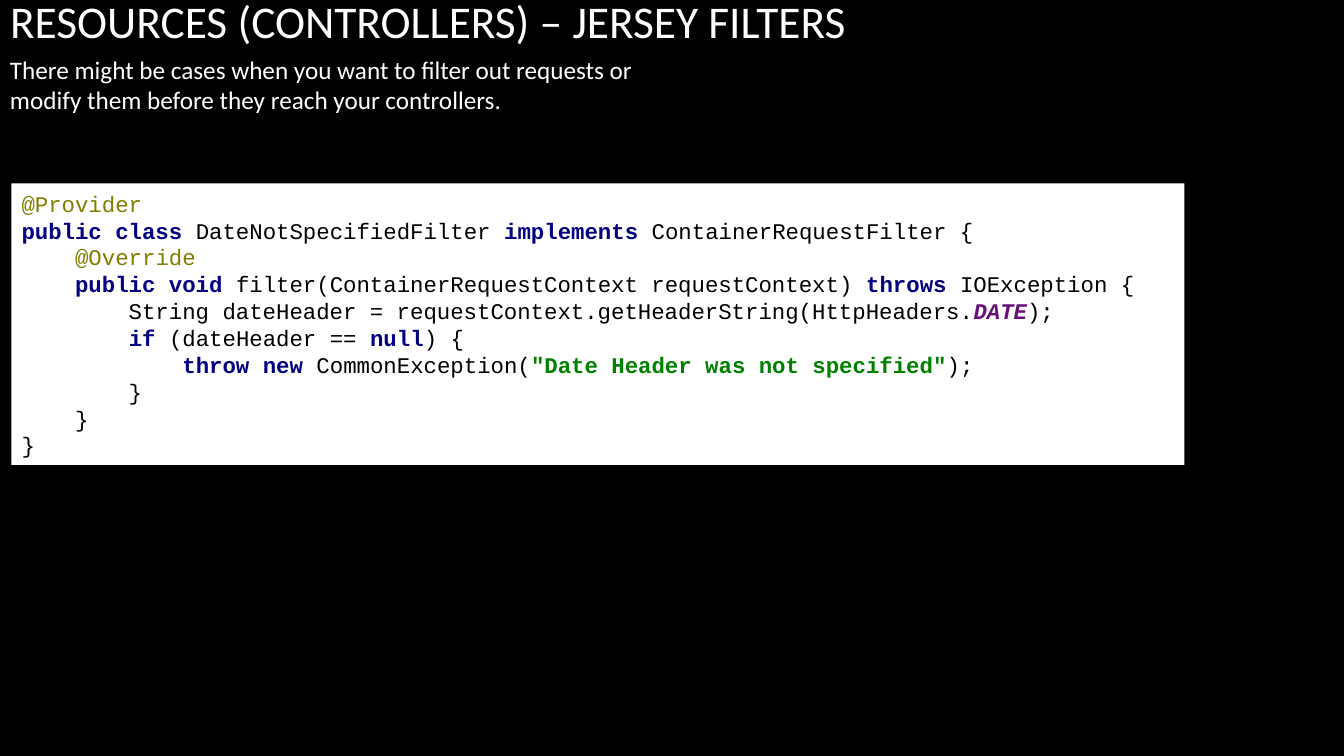
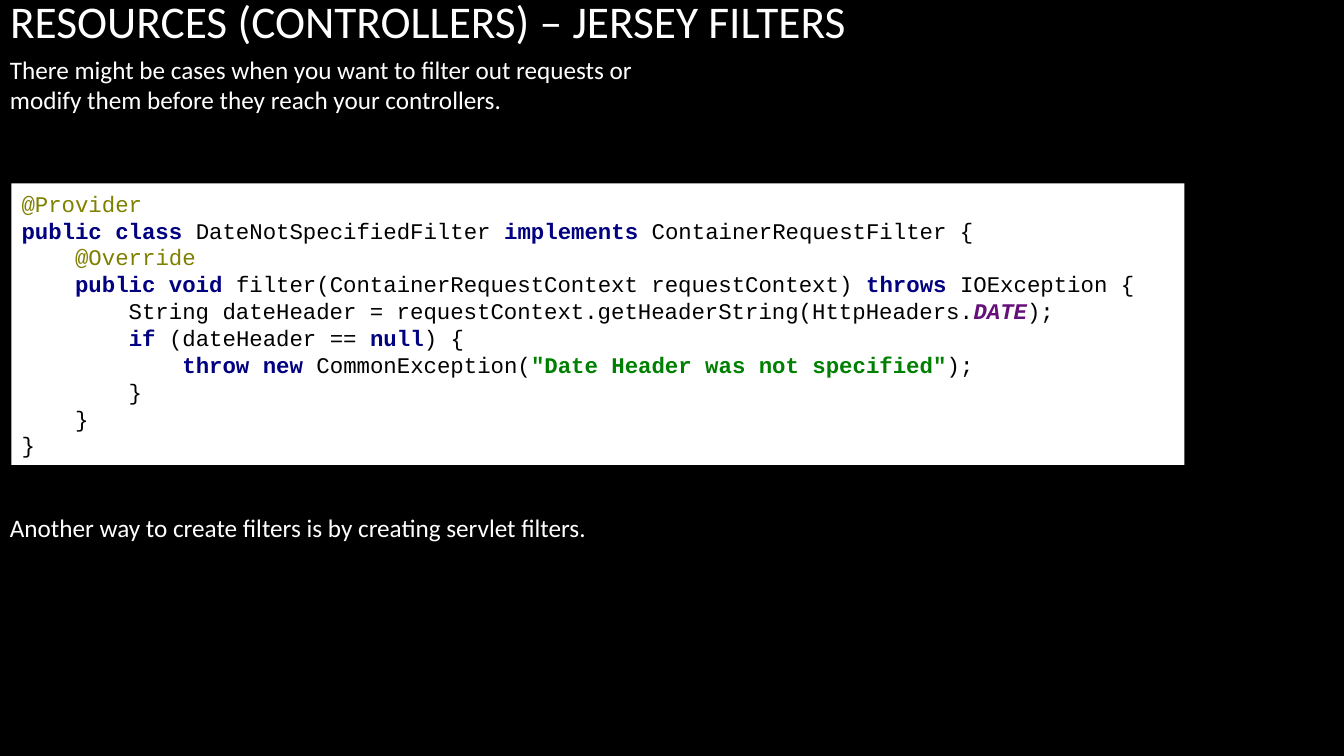
Before and after one commit to arenat/wiza_1, a slide deck: slide 23 of wiza.pptx (slide 22 before the commit). Drawn at 1344x756 pixels with LibreOffice and Linux fonts; fonts in the diff are those of the drawing; background and template pictures are left out. Boxes give left, top, right and bottom in pixels: in the first picture for what was removed or moved away, otherwise in the second. Text is boxed around its words. In the diff, an @@ line names an element or a change of style, - is before the commit and + after.

```diff
--- a/wiza.pptx
+++ b/wiza.pptx
@@ text added at (x1=10, y1=519, x2=585, y2=542), 18 pt, text #FFFFFF @@
+Another way to create filters is by creating servlet filters.
```
Also in this commit, not shown: 1 other slide changed, 5 slides added, 11 other files.
